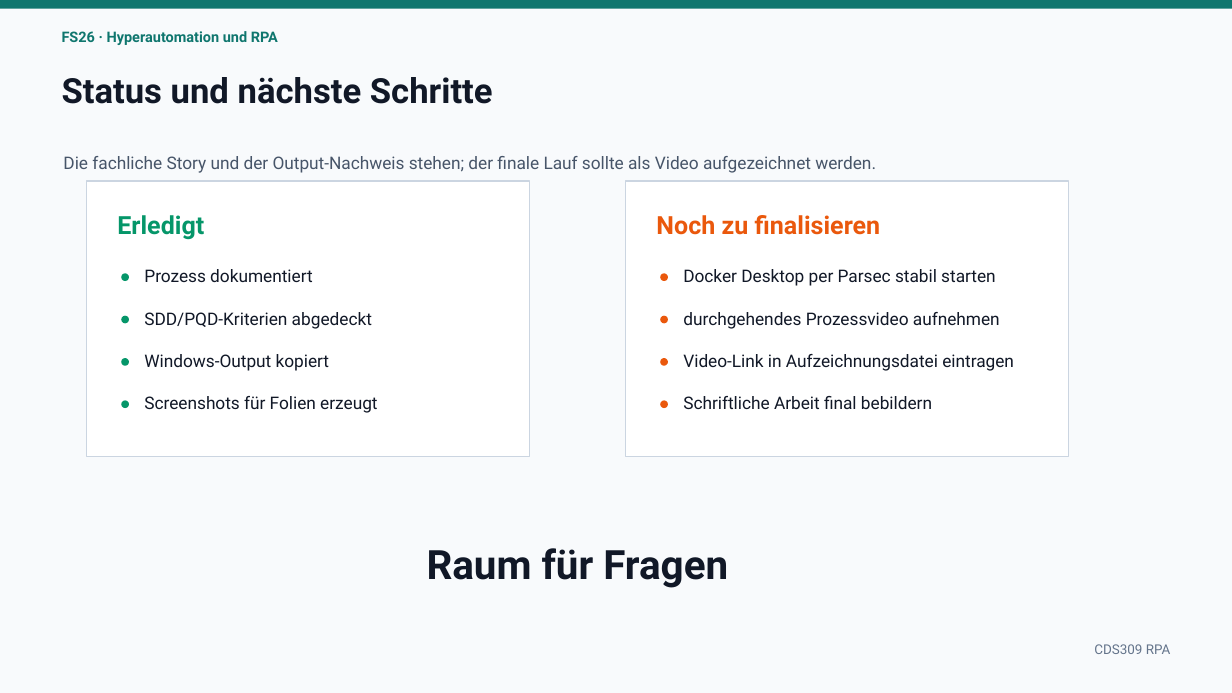
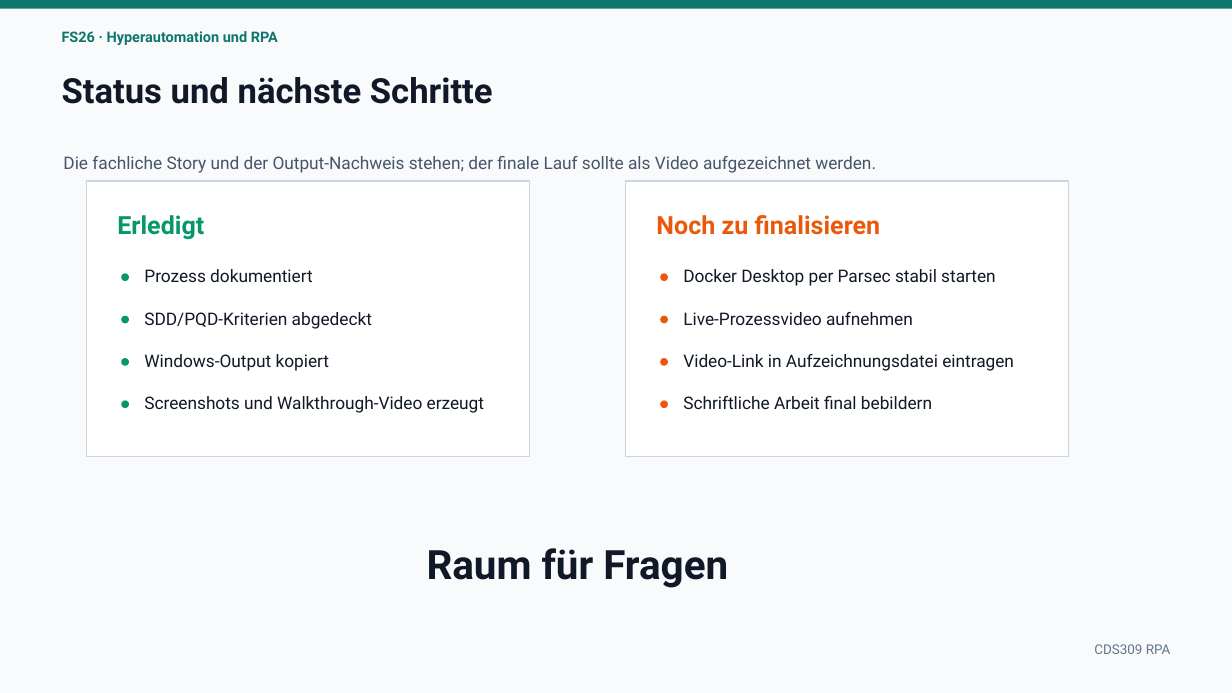
Before and after one commit to DotNaos/fs26--robotic-process-automation, a slide deck: slide 13 of unterlagen/Moodle-to-LLM Study Planner - Schlusspräsentation.pptx. Drawn at 1232x693 pixels with LibreOffice and Linux fonts; fonts in the diff are those of the drawing. Boxes give left, top, right and bottom in pixels: in the first picture for what was removed or moved away, otherwise in the second. Text is boxed around its words. In the diff, an @@ line names an element or a change of style, - is before the commit and + after.

Commit message:
Add process walkthrough video evidence

```diff
--- a/unterlagen/Moodle-to-LLM Study Planner - Schlusspräsentation.pptx
+++ b/unterlagen/Moodle-to-LLM Study Planner - Schlusspräsentation.pptx
@@ text at bbox=[683, 312, 913, 325]: text changed @@
-durchgehendes Prozessvideo aufnehmen
+Live-Prozessvideo aufnehmen
@@ text at bbox=[144, 396, 484, 413]: text changed @@
-Screenshots für Folien erzeugt
+Screenshots und Walkthrough-Video erzeugt
```
Also in this commit, not shown: 1 other slide changed, 3 other files.
